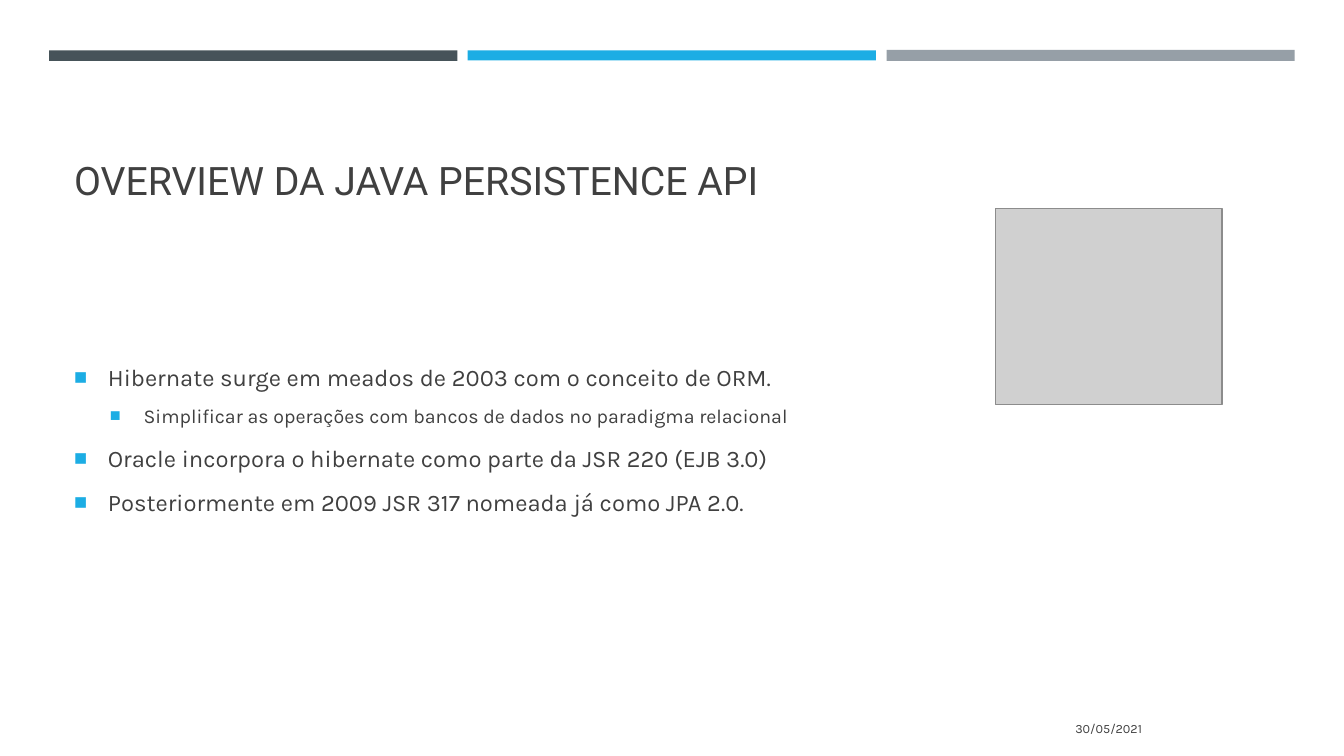
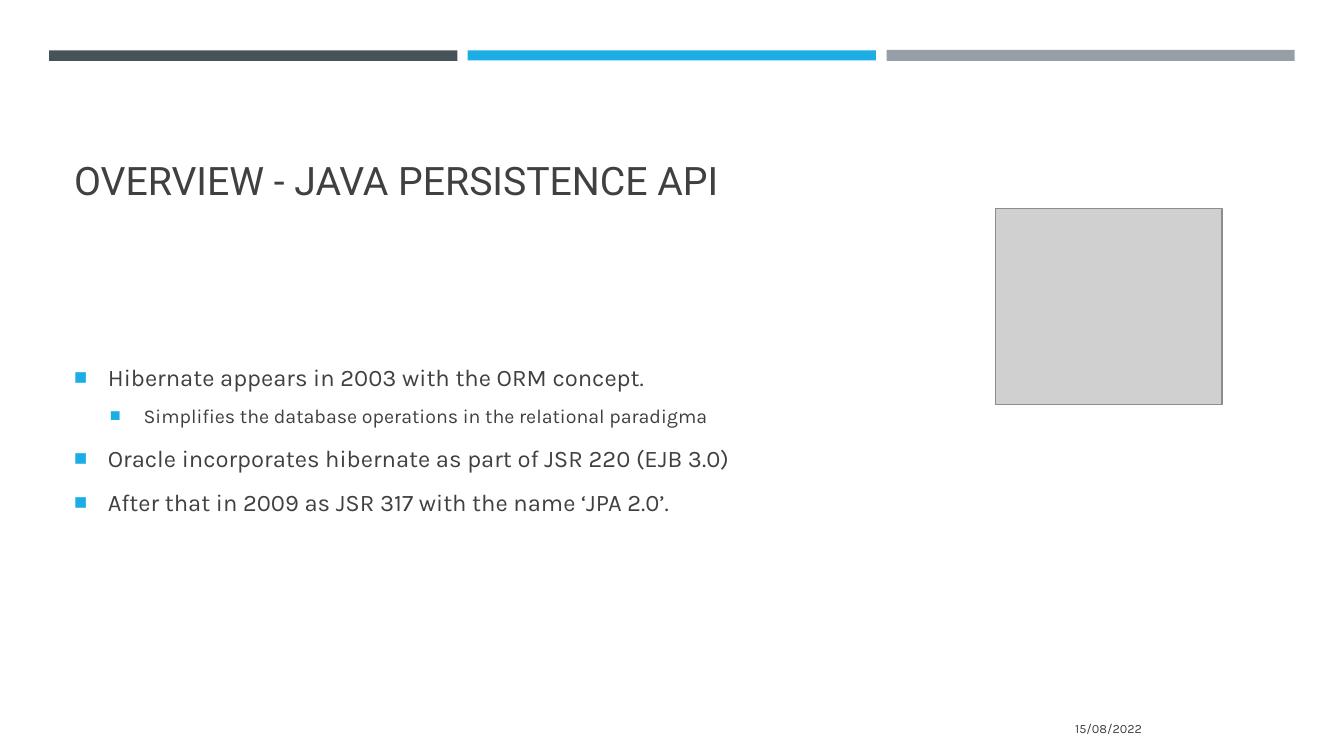
Before and after one commit to thiagoadelino/jpa-performance-issues, a slide deck: slide 3 of performance de consultas utilizando java persistence api.pptx. Drawn at 1344x756 pixels with LibreOffice and Linux fonts; fonts in the diff are those of the drawing; grey boxes stand for pictures. Boxes give left, top, right and bottom in pixels: in the first picture for what was removed or moved away, otherwise in the second. Text is boxed around its words. In the diff, an @@ line names an element or a change of style, - is before the commit and + after.

Commit message:
- updating the presentation

```diff
--- a/performance de consultas utilizando java persistence api.pptx
+++ b/performance de consultas utilizando java persistence api.pptx
@@ title at bbox=[74, 166, 718, 196]: text changed @@
-OVERVIEW DA JAVA PERSISTENCE API
+OVERVIEW - JAVA PERSISTENCE API
@@ text at bbox=[108, 369, 729, 512]: text changed @@
-■ Hibernate surge em meados de 2003 com o conceito de ORM.
-  ■ Simplificar as operações com bancos de dados no paradigma relacional
-■ Oracle incorpora o hibernate como parte da JSR 220 (EJB 3.0)
-■ Posteriormente em 2009 JSR 317 nomeada já como JPA 2.0.
+■ Hibernate appears in 2003 with the ORM concept.
+  ■ Simplifies the database operations in the relational paradigma
+■ Oracle incorporates hibernate as part of JSR 220 (EJB 3.0)
+■ After that in 2009 as JSR 317 with the name ‘JPA 2.0’.
@@ text at bbox=[1075, 724, 1142, 734]: text changed @@
-30/05/2021
+15/08/2022
```
Also in this commit, not shown: 20 other slides changed, 5 slides added, 1 slide removed.
